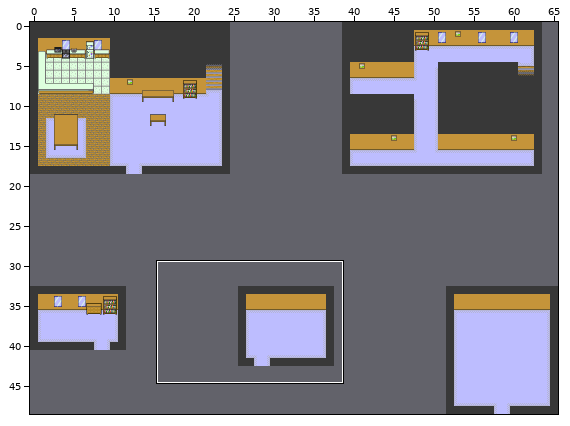
Tiled map: Assets/Graphics/Maps/Gray Box/ShakerHouseGrayBox.tmx. The picture above shows the old version from afar; the outline marks the close-up.
Close-up. As it was:
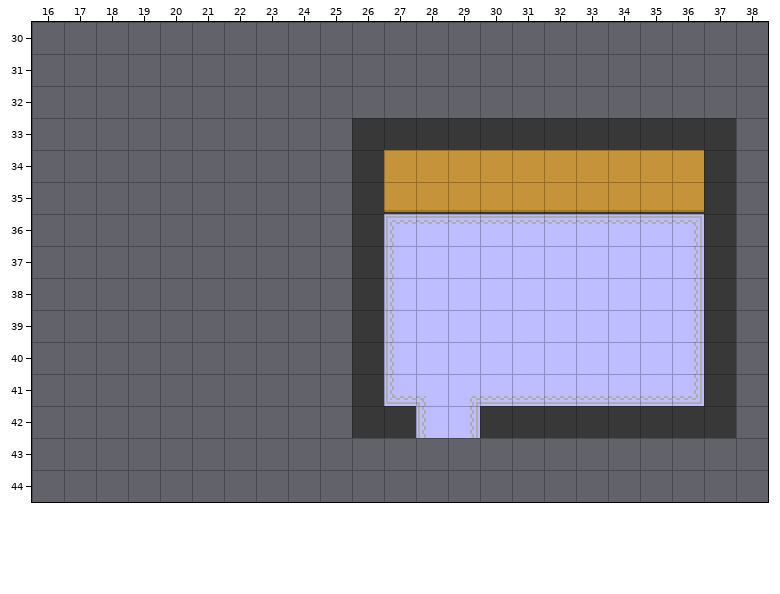
Cells are 16x16 px. Shown: x 16..38, y 30..44.
After:
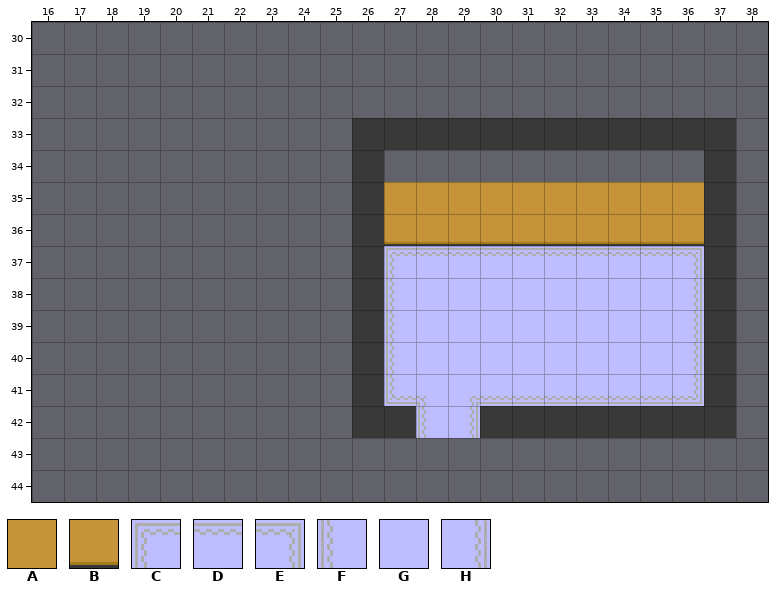
Key: from "Office": A 0, B 10, C 56, D 57, E 58, F 66, G 67, H 68.
_ is an empty cell.
The edit:
Layer "Graphics/Background":
y 34: x 27..36 AAAAAAAAAA -> __________
y 35: x 27..36 BBBBBBBBBB -> AAAAAAAAAA
y 36: x 27..36 CDDDDDDDDE -> BBBBBBBBBB
y 37: x 27..36 FGGGGGGGGH -> CDDDDDDDDE
Where, in picture pixels (left, top, right, bottom), the same in both close-ups:
changed: (384, 150, 704, 256)
